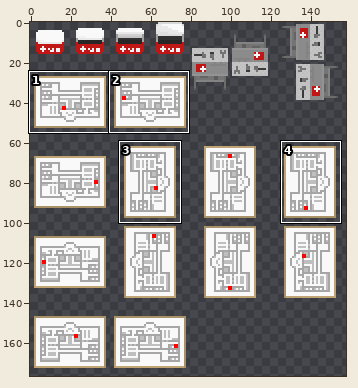
Sprite sheet: ProyectosSDL/HolaSDL/levels/SafeRoom.png. Above, an overview of the earlier version with the close-up marked.
Close-up. Old version:
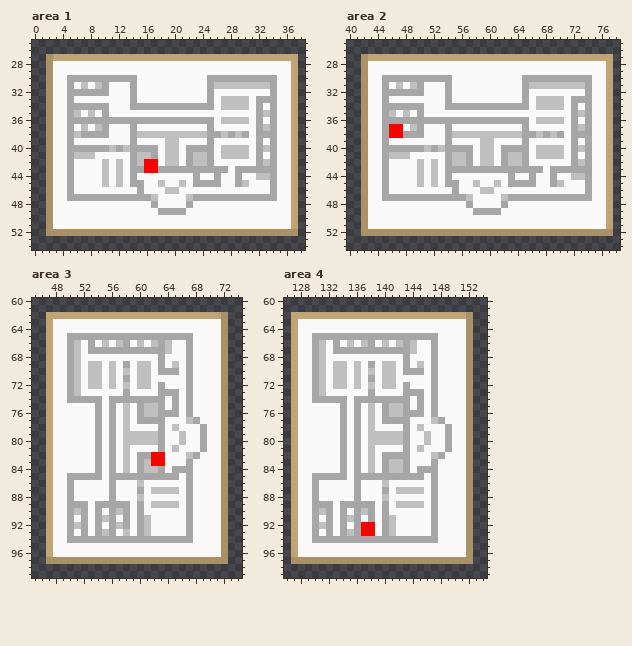
The file is 160x180 pixels. Colours within 5 levels of each other are drawn and written as one. Shown: area 1: x 0..38, y 25..54; area 2: x 40..78, y 25..54; area 3: x 45..74, y 60..99; area 4: x 126..154, y 60..99. The wide view leaves out empty margins. The commit also changed other parts of the picture, which this record leaves out.
Now the later version:
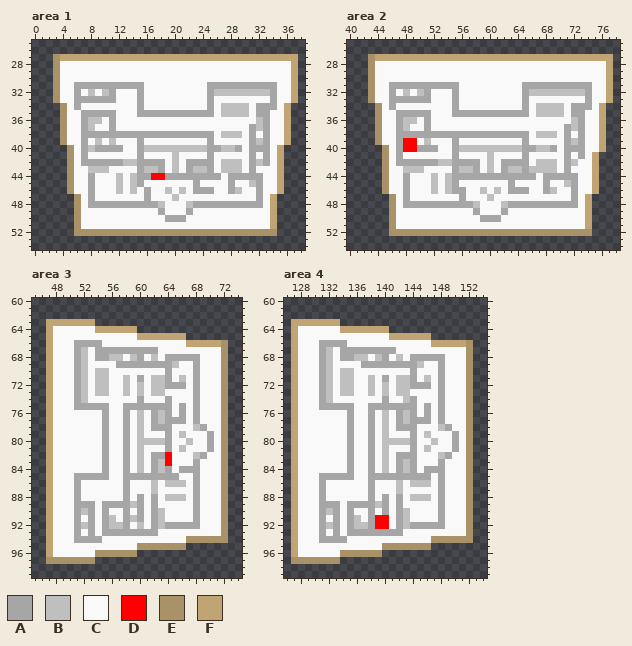
Palette (. is transparent): A #a6a6a6  B #bfbfbf  C #f9f9f9  D #ff0000  E #a99168  F #c0a473
From old to new:
Changed rows in their new state; - is an unchanged pixel.
Area 1:
first column x 2:
27 .E----------------------------------
28 .E----------------------------------
29 .E----------------------------------
30 .E-CCCCCCCCCC----------CCCCCCCCCC---
31 .E-CAAAA-AAA-A----------AAAAAAAA----
32 .E-C-CBCBA--CA----------BBBBBBBB----
33 .E-CAAAAAA--CA-----------CCCC-CC----
34 ..EC-CCCC---C-CCCCCCCCC--------A--F.
35 ..ECCAAA-A---AAAAAAAAAAA-BBBB--AC-F.
36 ..ECC-BBC-CCCCCCCCCCCCCC-CCCC-BAC-F.
37 ..EC-ABCCA--C----------C-----ABAC-F.
38 ..ECC----AAA-AAAAAAAAAA-C-B-CAC-C-F.
39 ..EC-A-B-B--CA---CC----------ABAC-F.
40 ...EC-B--A-CC-BBB--BBBB-A--ACA-ACF..
41 ...ECAC-----CACC-C--CCC--CCCCACACF..
42 ...E-AAAAAABBAAAAC---AA--BBB-ABACF..
43 ...E--BB--C-C-BB-CBC-BB-CBBBC-CCCF..
44 ...E--A-C---BAADDAAAA-AA--A-AAACCF..
45 ...E--A-C---B---C--C--CCC-ACCBA-CF..
46 ...E--A---B-BCA---CB-AAA--AB--A-CF..
47 ....EC-CCCCCCC-C--B-CCCCCCCCCC-CF...
48 ....E-AAAAAAAAA-B---BAAAAAAAAAA-F...
49 ....E------------CCCA-----------F...
50 ....E------------AAA------------F...
51 ....E---------------------------F...
52 ....-----------------------------...
Area 2:
first column x 42:
27 .E----------------------------------
28 .E----------------------------------
29 .E----------------------------------
30 .E-CCCCCCCCCC----------CCCCCCCCCC---
31 .E-CAAAA-AAA-A----------AAAAAAAA----
32 .E-C-CBCBA--CA----------BBBBBBBB----
33 .E-CAAAAAA--CA-----------CCCC-CC----
34 ..EC-CCCC---C-CCCCCCCCC--------A--F.
35 ..ECCAAA-A---AAAAAAAAAAA-BBBB--AC-F.
36 ..ECC-BBC-CCCCCCCCCCCCCC-CCCC-BAC-F.
37 ..ECCABCCA--C----------C-----ABAC-F.
38 ..ECCA---AAA-AAAAAAAAAA-C-B-CAC-C-F.
39 ..EC-ADD-B--CA---CC----------ABAC-F.
40 ...EC-DD-A-CC-BBB--BBBB-A--ACA-AC-F.
41 ...ECAC-----CACC-C--CCC--CCCCACACF..
42 ...E-AAAAAABBAA-AC---AA--BBB-ABCCF..
43 ...E--BB--C-C-BB-CBC-BB-BBBBC-CCCF..
44 ...E--A-C---BAAAAAAAA-AA--A-AAACCF..
45 ...E--A-C---B---C--C--CCC-ACCBA-CF..
46 ...E--A---B-B-A---CB-AAA--AB--A-CF..
47 ....EC-CCCCCCC-C--B-CCCCCCCCCC-CF...
48 ....E-AAAAAAAAA-B---BAAAAAAAAAA-F...
49 ....E------------CCCA-----------F...
50 ....E------------AAA------------F...
51 ....E---------------------------F...
52 ....-----------------------------...
Area 3:
first column x 47:
 62 ..........................
 63 -FFFFFF...................
 64 -------FFFFFF.............
 65 ---CCCCCCCCCCFFFFFFF......
 66 ---CAA-AC-CC-C-CCC--FFFFF-
 67 ---CABC---------CC--C-----
 68 ---CAB-AABB-BA-BCAAA-A----
 69 ---CABCC-CA-AAAA-A--CA----
 70 ---CABC-BC-C-CC-C-C-CA----
 71 ---CABC-BC-B-ACBBA-BCA----
 72 ---CABC-BC----CBBAAACA----
 73 ---CAB-BB--B-B-BBCC-CA----
 74 ---C-BCC-CCCC-CCCAC-CA----
 75 ----AAA-AC-AA-AA-ACACA----
 76 -------CAC-A-BCAB-CACA----
 77 -------CAC-A-BC-BAAAC-----
 78 -------CAC-A-B-A-AC--B----
 79 -------CAC-AC-CCCA----CA--
 80 -------CAC-AC---BA-CB-CA--
 81 -------CAC-A-B--CACB--CA--
 82 -------CAC-A-BCAAD--CBA---
 83 -------CAC-A-BCABD--CA----
 84 -------CAC-A-BCABAC--A----
 85 ---C----ACC---------CA----
 86 ---CA----C-A-C-B-BBBCA----
 87 ---CA----C-A-C--CCC-CA----
 88 ---CA----C-A-A-A-BBBCA----
 89 ---C--AC----B--ACCC-CA----
 90 ---CABACACC----AB---CA----
 91 ---CACACAB--B-CAB---CA----
 92 ---CABACAB---BCABAAA-A----
 93 ---CACACA-AAA-AA----C-----
 94 ---C----CCCCCCCCCCCCEEEEE-
 95 -------------EEEEEEE......
 96 -------EEEEEE.............
 97 -------...................
Area 4:
first column x 127:
 62 ..........................
 63 -FFFFFF...................
 64 -------FFFFFFF............
 65 ---CCCCCCCCCCCFFFFFF......
 66 ---CAA-AC-CC-C-CCC--FFFFF-
 67 ---CABC--------CCC--C-----
 68 ---CAB-AABB-BA-BCAAA-A----
 69 ---CABCC-CA-AAAA-A--CA----
 70 ---CABC-BC-C-CC-C-C-CA----
 71 ---CABC-BC-B-ACBBA-BCA----
 72 ---CABC-BC----CBBAAACA----
 73 ---CAB-BB--B-B-BBCC-CA----
 74 ---C-BCC-CCCC-CCBAC-CA----
 75 ----AAA-AC-AA-AA-ACACA----
 76 -------CAC-A-BCAB-CACA----
 77 -------CAC-A-BC-BAAAC-----
 78 -------CAC-A-B-A-AC--B----
 79 -------CAC-AC-CCCA----CA--
 80 -------CAC-AC---BA-CB-CA--
 81 -------CAC-A-B--CACB--CA--
 82 -------CAC-A-BC--A--CBA---
 83 -------CAC-A-BCABA--CA----
 84 -------CAC-A-BCABAC--A----
 85 ---C----ACC--------ACA----
 86 ---CA----C-A-C-B-BBBCA----
 87 ---CA----C-A-C--CCC-CA----
 88 ---CA----C-A-A-A-BBBCA----
 89 ---C--AC----B--ACCC-CA----
 90 ---CABACACC----AB---CA----
 91 ---CACACAB--DDCAB---CA----
 92 ---CABACABBADDCABAAA-A----
 93 ---CACACA-AAA-AA----C-----
 94 ---C----CCCCCCCCCCCCEEEEE-
 95 -------------EEEEEEE......
 96 -------EEEEEE.............
 97 -------...................
